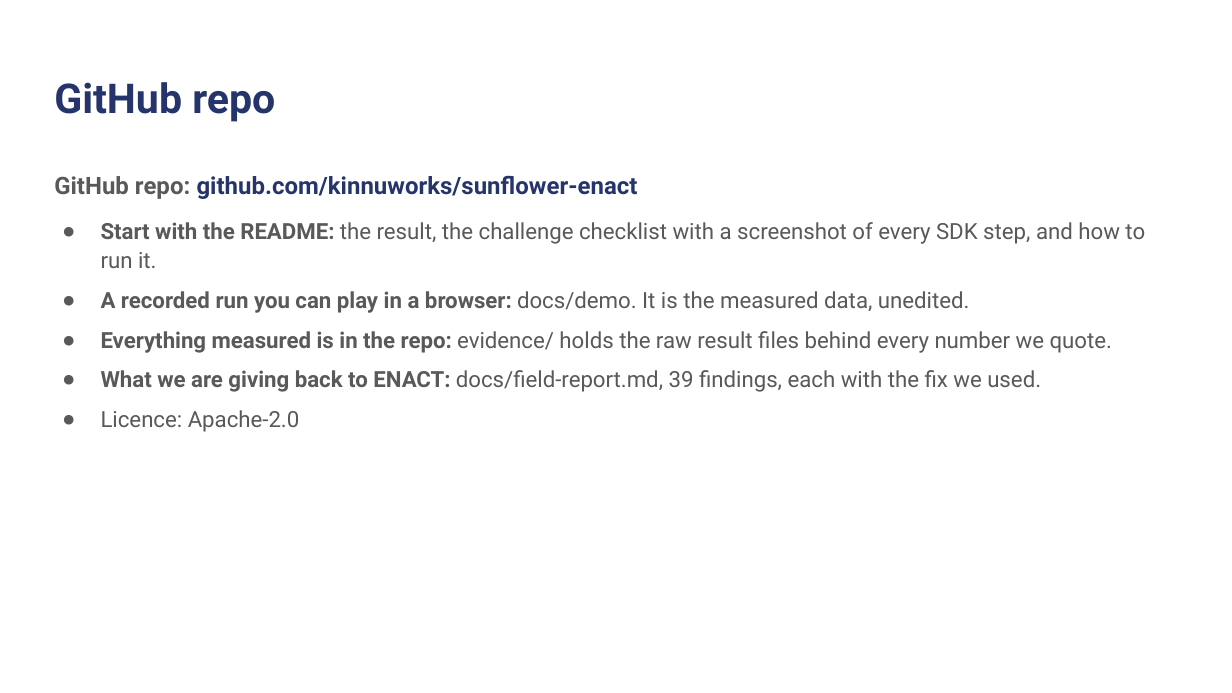
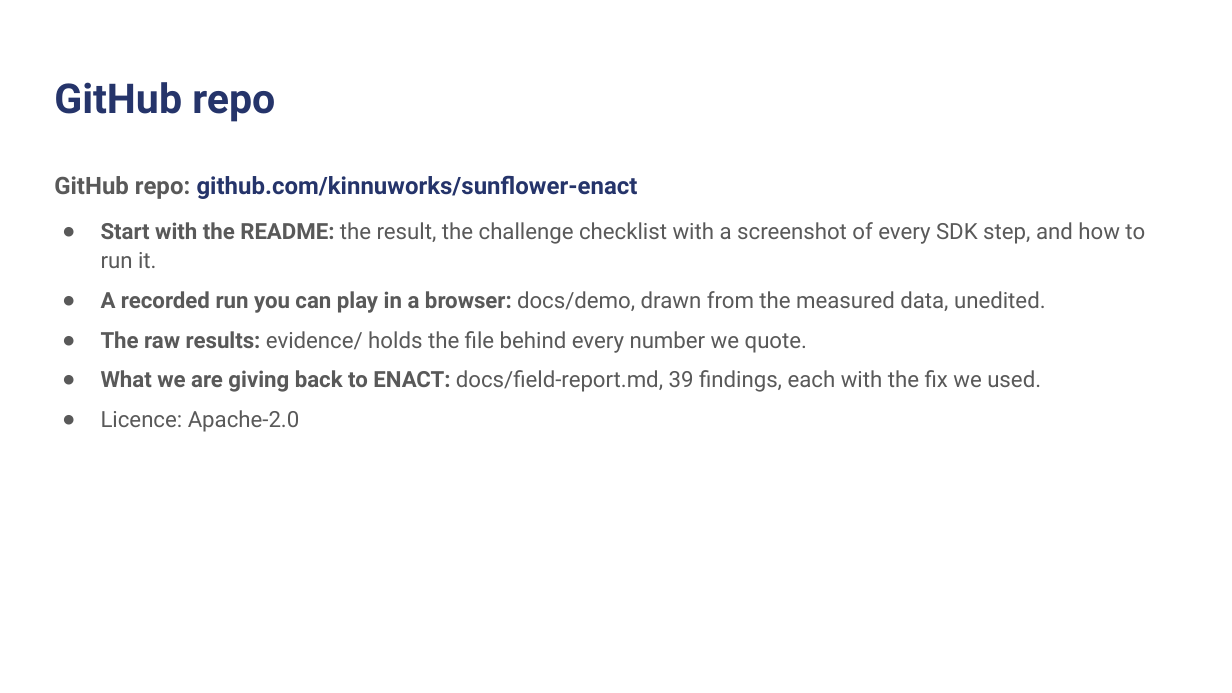
Before and after one commit to kinnuworks/sunflower-enact, a slide deck: slide 2 of docs/slides/Sunflower-VelesHack.pptx. Drawn at 1232x693 pixels with LibreOffice and Linux fonts; fonts in the diff are those of the drawing; background and template pictures are left out. Boxes give left, top, right and bottom in pixels: in the first picture for what was removed or moved away, otherwise in the second. Text is boxed around its words. In the diff, an @@ line names an element or a change of style, - is before the commit and + after.

```diff
--- a/docs/slides/Sunflower-VelesHack.pptx
+++ b/docs/slides/Sunflower-VelesHack.pptx
@@ text at (x1=101, y1=291, x2=1046, y2=353): text changed @@
-● A recorded run you can play in a browser: docs/demo. It is the measured data, unedited.
-● Everything measured is in the repo: evidence/ holds the raw result files behind every number we quote.
+● A recorded run you can play in a browser: docs/demo, drawn from the measured data, unedited.
+● The raw results: evidence/ holds the file behind every number we quote.
```
Also in this commit, not shown: 3 other slides changed, 33 other files.
